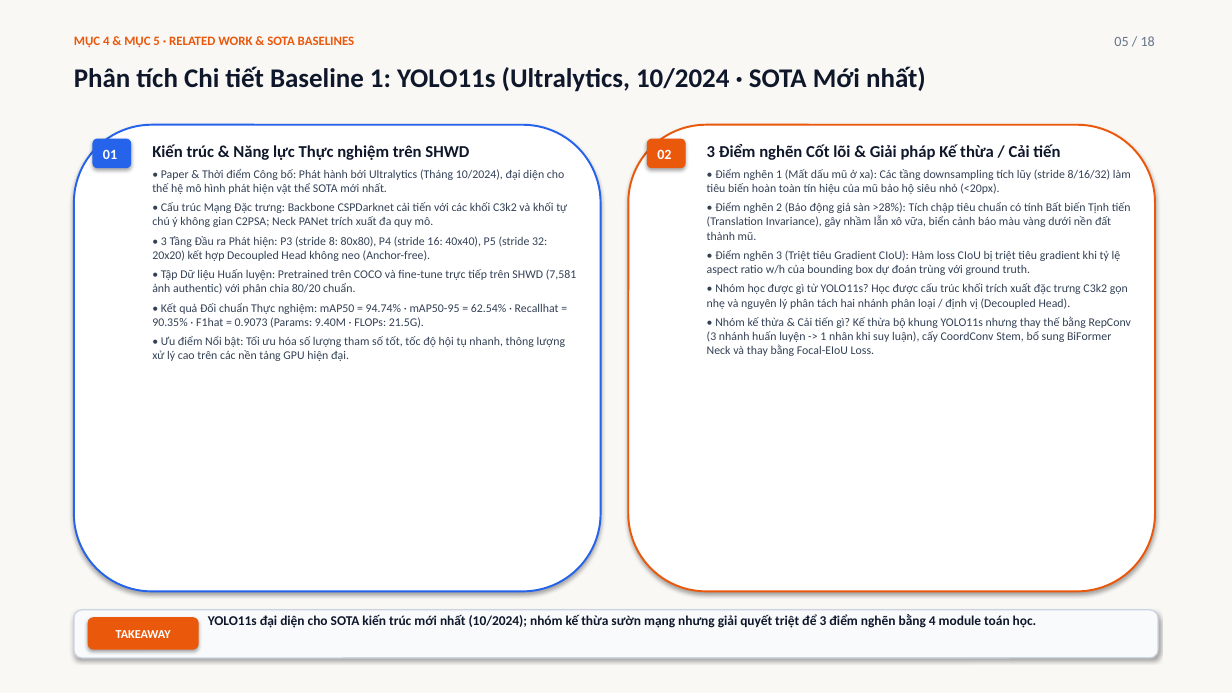
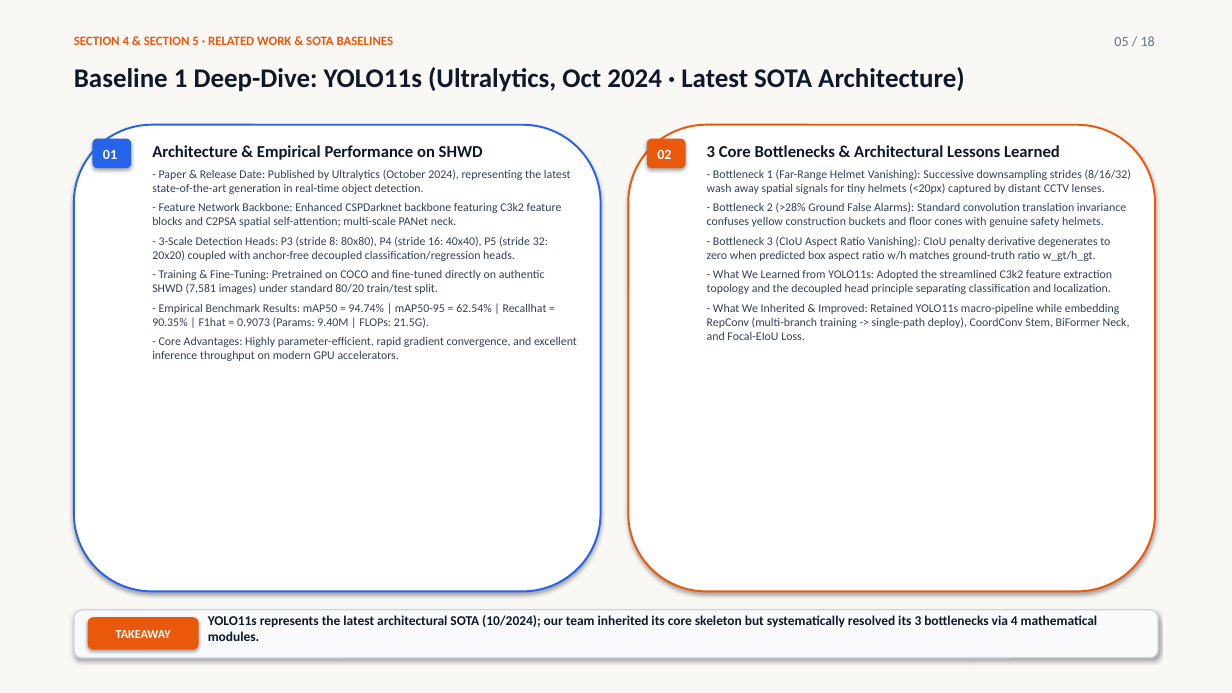
Before and after one commit to hannhu11/AI-Capstone---Rep-YOLOv11-CoordConv-BiFormer-Focal-EIoU, a slide deck: slide 29 of review_1_main/Capstone_Review_1_All_In_One_Master.pptx. Drawn at 1232x693 pixels with LibreOffice and Linux fonts; fonts in the diff are those of the drawing. Boxes give left, top, right and bottom in pixels: in the first picture for what was removed or moved away, otherwise in the second. Text is boxed around its words. In the diff, an @@ line names an element or a change of style, - is before the commit and + after.

```diff
--- a/review_1_main/Capstone_Review_1_All_In_One_Master.pptx
+++ b/review_1_main/Capstone_Review_1_All_In_One_Master.pptx
@@ text at [74, 36, 393, 45]: text changed @@
-MỤC 4 & MỤC 5 · RELATED WORK & SOTA BASELINES
+SECTION 4 & SECTION 5 · RELATED WORK & SOTA BASELINES
@@ text at [74, 67, 965, 92]: text changed @@
-Phân tích Chi tiết Baseline 1: YOLO11s (Ultralytics, 10/2024 · SOTA Mới nhất)
+Baseline 1 Deep-Dive: YOLO11s (Ultralytics, Oct 2024 · Latest SOTA Architecture)
@@ text at [152, 145, 577, 361]: text changed @@
-Kiến trúc & Năng lực Thực nghiệm trên SHWD
-• Paper & Thời điểm Công bố: Phát hành bởi Ultralytics (Tháng 10/2024), đại diện cho thế hệ mô hình phát hiện vật thể SOTA mới nhất.
-• Cấu trúc Mạng Đặc trưng: Backbone CSPDarknet cải tiến với các khối C3k2 và khối tự chú ý không gian C2PSA; Neck PANet trích xuất đa quy mô.
-• 3 Tầng Đầu ra Phát hiện: P3 (stride 8: 80x80), P4 (stride 16: 40x40), P5 (stride 32: 20x20) kết hợp Decoupled Head không neo (Anchor-free).
-• Tập Dữ liệu Huấn luyện: Pretrained trên COCO và fine-tune trực tiếp trên SHWD (7,581 ảnh authentic) với phân chia 80/20 chuẩn.
-• Kết quả Đối chuẩn Thực nghiệm: mAP50 = 94.74% · mAP50-95 = 62.54% · Recallhat = 90.35% · F1hat = 0.9073 (Params: 9.40M · FLOPs: 21.5G).
-• Ưu điểm Nổi bật: Tối ưu hóa số lượng tham số tốt, tốc độ hội tụ nhanh, thông lượng xử lý cao trên các nền tảng GPU hiện đại.
+Architecture & Empirical Performance on SHWD
+- Paper & Release Date: Published by Ultralytics (October 2024), representing the latest state-of-the-art generation in real-time object detection.
+- Feature Network Backbone: Enhanced CSPDarknet backbone featuring C3k2 feature blocks and C2PSA spatial self-attention; multi-scale PANet neck.
+- 3-Scale Detection Heads: P3 (stride 8: 80x80), P4 (stride 16: 40x40), P5 (stride 32: 20x20) coupled with anchor-free decoupled classification/regression heads.
+- Training & Fine-Tuning: Pretrained on COCO and fine-tuned directly on authentic SHWD (7,581 images) under standard 80/20 train/test split.
+- Empirical Benchmark Results: mAP50 = 94.74% | mAP50-95 = 62.54% | Recallhat = 90.35% | F1hat = 0.9073 (Params: 9.40M | FLOPs: 21.5G).
+- Core Advantages: Highly parameter-efficient, rapid gradient convergence, and excellent inference throughput on modern GPU accelerators.
@@ text at [707, 145, 1131, 340]: text changed @@
-3 Điểm nghẽn Cốt lõi & Giải pháp Kế thừa / Cải tiến
-• Điểm nghẽn 1 (Mất dấu mũ ở xa): Các tầng downsampling tích lũy (stride 8/16/32) làm tiêu biến hoàn toàn tín hiệu của mũ bảo hộ siêu nhỏ (<20px).
-• Điểm nghẽn 2 (Báo động giả sàn >28%): Tích chập tiêu chuẩn có tính Bất biến Tịnh tiến (Translation Invariance), gây nhầm lẫn xô vữa, biển cảnh báo màu vàng dưới nền đất thành mũ.
-• Điểm nghẽn 3 (Triệt tiêu Gradient CIoU): Hàm loss CIoU bị triệt tiêu gradient khi tỷ lệ aspect ratio w/h của bounding box dự đoán trùng với ground truth.
-• Nhóm học được gì từ YOLO11s? Học được cấu trúc khối trích xuất đặc trưng C3k2 gọn nhẹ và nguyên lý phân tách hai nhánh phân loại / định vị (Decoupled Head).
-• Nhóm kế thừa & Cải tiến gì? Kế thừa bộ khung YOLO11s nhưng thay thế bằng RepConv (3 nhánh huấn luyện -> 1 nhân khi suy luận), cấy CoordConv Stem, bổ sung BiFormer Neck và thay bằng Focal-EIoU Loss.
+3 Core Bottlenecks & Architectural Lessons Learned
+- Bottleneck 1 (Far-Range Helmet Vanishing): Successive downsampling strides (8/16/32) wash away spatial signals for tiny helmets (<20px) captured by distant CCTV lenses.
+- Bottleneck 2 (>28% Ground False Alarms): Standard convolution translation invariance confuses yellow construction buckets and floor cones with genuine safety helmets.
+- Bottleneck 3 (CIoU Aspect Ratio Vanishing): CIoU penalty derivative degenerates to zero when predicted box aspect ratio w/h matches ground-truth ratio w_gt/h_gt.
+- What We Learned from YOLO11s: Adopted the streamlined C3k2 feature extraction topology and the decoupled head principle separating classification and localization.
+- What We Inherited & Improved: Retained YOLO11s macro-pipeline while embedding RepConv (multi-branch training -> single-path deploy), CoordConv Stem, BiFormer Neck, and Focal-EIoU Loss.
@@ text at [208, 615, 1098, 641]: text changed @@
-YOLO11s đại diện cho SOTA kiến trúc mới nhất (10/2024); nhóm kế thừa sườn mạng nhưng giải quyết triệt để 3 điểm nghẽn bằng 4 module toán học.
+YOLO11s represents the latest architectural SOTA (10/2024); our team inherited its core skeleton but systematically resolved its 3 bottlenecks via 4 mathematical modules.
```
Also in this commit, not shown: 4 other slides changed, 24 other files.
